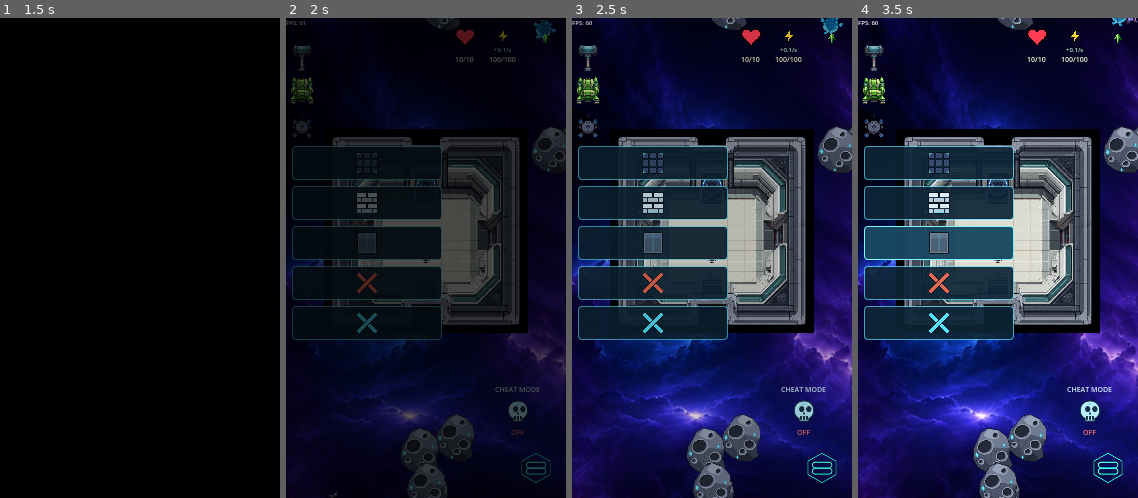
Above: before the commit, frames 1-4 (left to right).
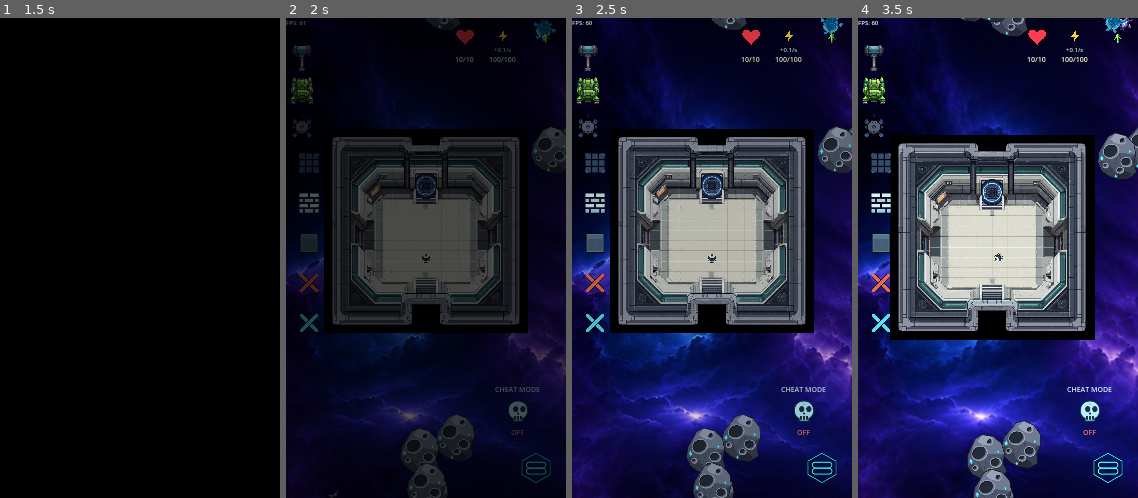
Above: after the commit, the same moments.

Repository: wildane/ShootingStar
Game: Godot game, scene res://scene/main_menu/main_menu.tscn
The game is run twice, just before and just after one commit, with the same random seed, the same clock (stepped at 60 frames per second) and the same inputs.
Inputs (mouse positions are in pixels of both pictures, inside the frame that each line leads up to):
- Up to frame 1 (1.5 s): click "New Game" at 0.5 s; click "New Game" at 1.25 s
- Up to frame 2 (2 s): no input
- Up to frame 3 (2.5 s): tap Enter at 2 s; drag from (712, 186) to (770, 234) at 2.02 s
- Up to frame 4 (3.5 s): drag from (942, 282) to (998, 234) at 2.77 s

Frame 1 is identical in both runs. In frame 2, 8.9% of the frame differs, in the area x 2-56%, y 26-68%; in frame 3, 17%; in frame 4, 33%, in the area x 0-100%, y 0-100%.

Commit message:
Buang latar butang HUD bina dan halang ikon meregang
Butang bina guna StyleBox kosong/lutsinar supaya hanya ikon PNG nampak,
dan SIZE_SHRINK_BEGIN supaya tidak melebar mengikut lebar lajur.

Diff:
--- a/scene/level_3/build_system/BuildGrid.gd
+++ b/scene/level_3/build_system/BuildGrid.gd
@@ -117,6 +117,7 @@
 		butang.toggle_mode = true
 		butang.focus_mode = Control.FOCUS_NONE
 		butang.custom_minimum_size = Vector2(34, 34)
+		butang.size_flags_horizontal = Control.SIZE_SHRINK_BEGIN
 		butang.theme = tema
 		butang.pressed.connect(_pilih.bind(jenis))
 		lajur.add_child(butang)
@@ -130,6 +131,7 @@
 	batal.tooltip_text = "Cancel"
 	batal.focus_mode = Control.FOCUS_NONE
 	batal.custom_minimum_size = Vector2(34, 34)
+	batal.size_flags_horizontal = Control.SIZE_SHRINK_BEGIN
 	batal.theme = tema
 	batal.pressed.connect(_batal)
 	lajur.add_child(batal)
@@ -144,29 +146,29 @@
 	lajur.add_child(_label_status)
 
 func _tema_butang() -> Theme:
+	# Latar butang dibuang supaya hanya ikon PNG yang nampak. Margin kecil
+	# mengekalkan ruang nafas yang sama antara ikon.
 	var tema := Theme.new()
-	var normal := StyleBoxFlat.new()
-	normal.bg_color = Color(0.054, 0.145, 0.211, 0.92)
-	normal.border_color = Color(0.36, 0.9, 1, 0.7)
-	normal.set_border_width_all(1)
-	normal.set_corner_radius_all(3)
-	normal.set_content_margin_all(3.0)
-	var hover := normal.duplicate() as StyleBoxFlat
-	hover.bg_color = Color(0.098, 0.278, 0.38, 0.96)
-	hover.border_color = Color(0.5, 0.97, 1, 1)
-	var pressed := normal.duplicate() as StyleBoxFlat
-	# Tidak terlalu terang supaya ikon PNG kekal jelas di atasnya.
-	pressed.bg_color = Color(0.16, 0.46, 0.58, 1)
-	pressed.border_color = Color(0.75, 1, 1, 1)
-	tema.set_stylebox("normal", "Button", normal)
+	var kosong := StyleBoxEmpty.new()
+	kosong.set_content_margin_all(4.0)
+	var hover := StyleBoxFlat.new()
+	hover.bg_color = Color(1, 1, 1, 0.08)
+	hover.set_corner_radius_all(4)
+	hover.set_content_margin_all(4.0)
+	var pressed := StyleBoxFlat.new()
+	pressed.bg_color = Color(0.4, 0.85, 1.0, 0.18)
+	pressed.set_corner_radius_all(4)
+	pressed.set_content_margin_all(4.0)
+	tema.set_stylebox("normal", "Button", kosong)
 	tema.set_stylebox("hover", "Button", hover)
 	tema.set_stylebox("pressed", "Button", pressed)
-	tema.set_stylebox("focus", "Button", hover)
+	tema.set_stylebox("focus", "Button", StyleBoxEmpty.new())
+	tema.set_stylebox("disabled", "Button", kosong)
 	tema.set_color("font_color", "Button", Color(0.85, 0.97, 1, 1))
 	tema.set_color("font_pressed_color", "Button", Color(0.05, 0.12, 0.16, 1))
-	tema.set_color("icon_normal_color", "Button", Color(0.9, 0.98, 1, 1))
+	tema.set_color("icon_normal_color", "Button", Color(0.92, 0.98, 1, 1))
 	tema.set_color("icon_hover_color", "Button", Color(1, 1, 1, 1))
-	tema.set_color("icon_pressed_color", "Button", Color(1, 1, 1, 1))
+	tema.set_color("icon_pressed_color", "Button", Color(0.75, 0.95, 1, 1))
 	return tema
 
 # ==========================================
